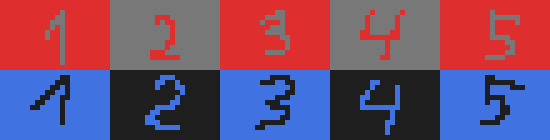
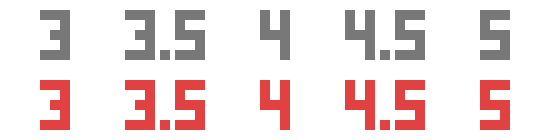
The second 550x140 image is a revision of the first. Changes to its layers:
showed "4" over box(40, 10, 510, 130)
hid "Warstwa" over box(0, 0, 550, 140)
hid "Tło" over box(0, 0, 550, 140)
